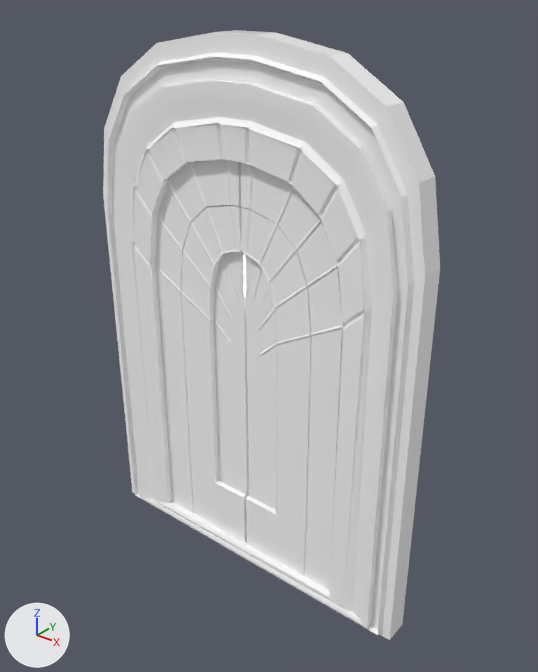
Before and after pictures for a commit that changed the FBX model T-800/Assets/Art/FBX/env_mov_porte.fbx.
Before and after are seen from a 50 mm lens placed at (4.11, -4.81, 5.68), pointed at (0.17, 0.12, 2.63). The lights are fixed; the arrows at lower left show +X, +Y and +Z. Both versions are drawn at frame 1 of the action 'Take 001'; the numbers are the values there. Vertices at the same position are counted once.

The first picture shows 'porte', 'porte_droite', 'porte_gauche'.
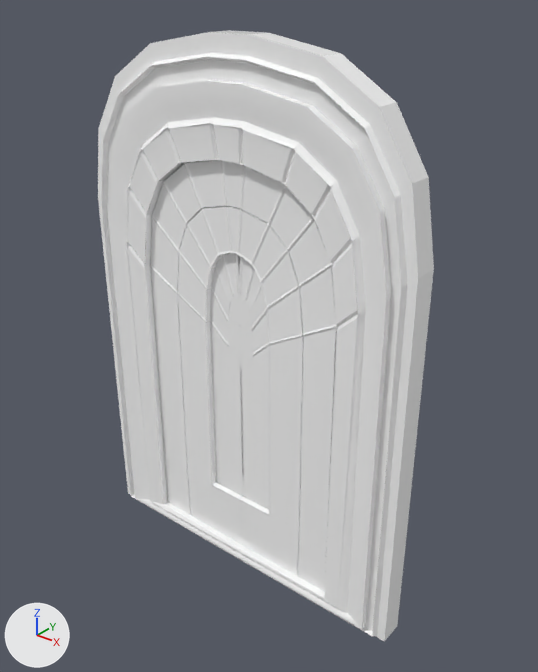
Pixel boxes (x1, y1, x2, y2) of what changed, in the pictures (538 x 672 px):
'porte', moved: before (103, 30, 440, 640); after (98, 30, 434, 642)
'porte_gauche', moved: before (240, 162, 342, 590); after (233, 163, 336, 592)
'porte_droite', moved: before (155, 159, 249, 543); after (150, 160, 244, 543)

What changed in the scene script:
```text
Change me_mesh:
    where me_mesh.from_pydata(...)  # 264 vertices, 528 faces; spans x -71.0..70.0, y -8.0..7.0, z 0.0..207.0
    used by ob_porte; location = (0.0, 0.0, 0.01); rotation_euler = (0.0, 0.0, 3.142), in degrees (0, 0, 180); scale = (0.0254, 0.0254, 0.0254)
    me_mesh part 1: the whole mesh is moved by (-15.0, 0.0, 0.0)
Change ob_porte_gauche:
    ob_porte_gauche.location: (-46.76, -1.087, 5.26) -> (-60.87, -1.087, 5.26)
Change ob_porte:
    ob_porte.location: (0.0, 0.0, 0.01) -> (-0.41, -0.04, 0.01)
Change ob_porte_droite:
    ob_porte_droite.location: (45.16, -1.287, 6.79) -> (29.26, -1.287, 6.79)
```
